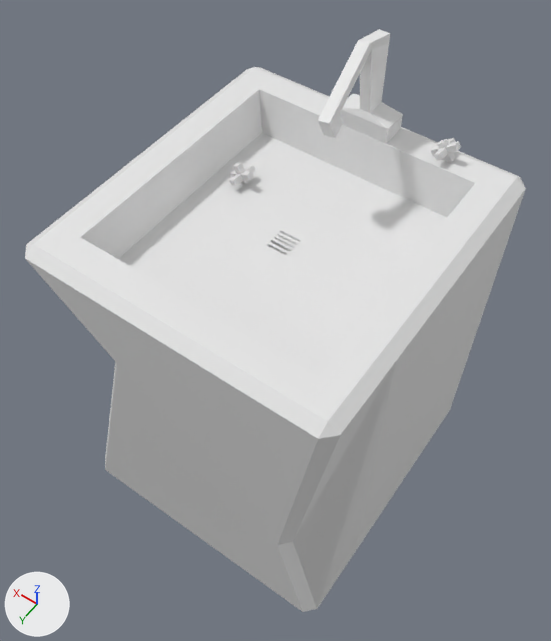
Renders of the FBX model Assets/Blender Exports/broken Objects/kitchen_sink_broken.fbx from each side of a commit.
Camera for both pictures: a 50 mm lens placed at (-2.53, 3.66, 7.83), pointed at (0.03, 0.07, 2.19). Every picture has the same lights, and +X, +Y and +Z are marked at lower left. Where no turn or scale is listed for an object, it has been applied to the vertices.

Script lines for the objects in view, before the commit:
```python
me_cube_001 = bpy.data.meshes.new('Cube.001')
me_cube_001.from_pydata(...)  # 192 vertices, 172 faces; spans x -1.45..1.45, y -1.53..1.53, z -1.0..3.44
ob_cube = bpy.data.objects.new('Cube', me_cube_001)
ob_cube.location = (0.0, 0.0, 1.0)
```
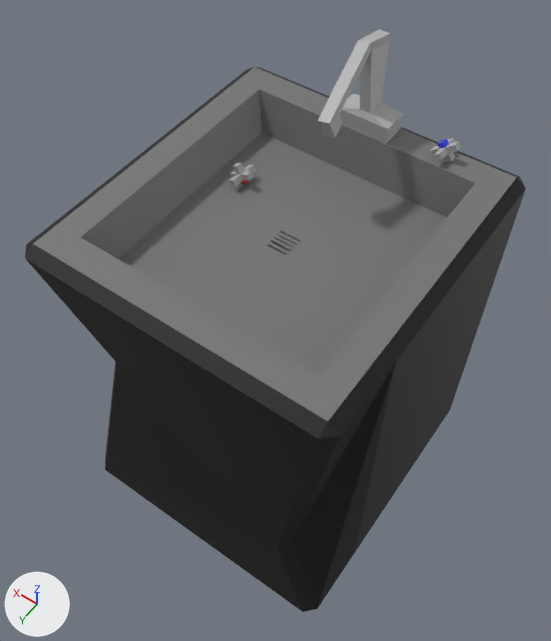
Location of each change, (x1, y1, x2, y2) in pixels of the pictures (551 x 641 px):
```json
{"part": 1, "of": "me_cube_001", "change": "recoloured", "before": [277, 177, 526, 612], "after": [277, 177, 526, 612], "on screen": "grey to black"}
{"part": 2, "of": "me_cube_001", "change": "recoloured", "before": [25, 67, 519, 438], "after": [25, 67, 519, 438], "on screen": "white to black"}
{"part": 3, "of": "me_cube_001", "change": "recoloured", "before": [26, 259, 318, 612], "after": [26, 259, 318, 612], "on screen": "grey to black"}
{"part": 4, "of": "me_cube_001", "change": "recoloured", "before": [33, 67, 517, 421], "after": [33, 67, 517, 421], "on screen": "white to grey"}
{"part": 5, "of": "me_cube_001", "change": "recoloured", "before": [255, 67, 516, 217], "after": [255, 67, 516, 217]}
{"part": 6, "of": "me_cube_001", "change": "recoloured", "before": [34, 237, 328, 421], "after": [34, 237, 328, 421], "on screen": "white to grey"}
{"part": 7, "of": "me_cube_001", "change": "recoloured", "before": [318, 29, 461, 162], "after": [318, 29, 461, 162], "on screen": "white to grey"}
{"part": 8, "of": "me_cube_001", "change": "recoloured", "before": [229, 163, 255, 186], "after": [229, 163, 255, 186]}
{"part": 9, "of": "me_cube_001", "change": "recoloured", "before": [438, 139, 449, 148], "after": [438, 139, 449, 148]}
```

Edits to the scene script, one JSON object a line:
```json
{"op": "add", "block": "mat_handlesspout", "code": ["mat_handlesspout = principled_material('HandlesSpout')", "mat_handlesspout.base_color = (0.429, 0.429, 0.429)  # grey #afafaf"]}
{"op": "add", "block": "mat_cold", "code": ["mat_cold = principled_material('Cold')", "mat_cold.base_color = (0.0356, 0.0545, 0.799)  # blue #3542e7"]}
{"op": "add", "block": "mat_hot", "code": ["mat_hot = principled_material('Hot')", "mat_hot.base_color = (0.799, 0.0185, 0.0185)  # red #e72525"]}
{"op": "add", "block": "mat_sinkbase", "code": ["mat_sinkbase = principled_material('SinkBase')", "mat_sinkbase.base_color = (0.00304, 0.00304, 0.00304)  # black #0a0a0a"]}
{"op": "add", "block": "mat_sinkbasin", "code": ["mat_sinkbasin = principled_material('SinkBasin')", "mat_sinkbasin.base_color = (0.175, 0.175, 0.175)  # grey #747474"]}
{"block": "me_cube_001", "where": "me_cube_001.from_pydata(...)  # 192 vertices, 172 faces; spans x -1.45..1.45, y -1.53..1.53, z -1.0..3.44"}
{"block": "me_cube_001", "where": "# used by ob_cube; location = (0.0, 0.0, 1.0)"}
{"block": "me_cube_001", "change": "me_cube_001 part 1: 13 of the faces centred in x -1.45..-1.21, y -1.48..1.46, z -0.5..2.54 switch from no material to mat_sinkbase (black #0a0a0a)"}
{"block": "me_cube_001", "change": "me_cube_001 part 2: 9 of the faces centred in x 0.0..1.4, y -1.48..1.48, z 1.89..2.54 switch from no material to mat_sinkbase (black #0a0a0a)"}
{"block": "me_cube_001", "change": "me_cube_001 part 3: 8 of the faces centred in x 0.0..1.45, y -1.53..1.44, z 0.14..0.86 switch from no material to mat_sinkbase (black #0a0a0a)"}
{"block": "me_cube_001", "change": "me_cube_001 part 4: 44 of the faces centred in x -1.22..1.22, y -0.97..0.97, z 2.16..2.57 switch from no material to mat_sinkbasin (grey #747474)"}
{"block": "me_cube_001", "change": "me_cube_001 part 5: 2 of the faces centred in x 0.0, y -1.3..-1.11, z 2.38..2.57 switch from no material to mat_sinkbasin (grey #747474)"}
{"block": "me_cube_001", "change": "me_cube_001 part 6: 2 of the faces centred in x 0.0, y 1.11..1.3, z 2.38..2.57 switch from no material to mat_sinkbasin (grey #747474)"}
{"block": "me_cube_001", "change": "me_cube_001 part 7: 55 of the faces centred in x -0.84..0.26, y -1.42..-0.51, z 2.57..3.43 switch from no material to mat_handlesspout (grey #afafaf)"}
{"block": "me_cube_001", "change": "me_cube_001 part 8: 25 of the faces centred in x 0.62..0.83, y -0.51..-0.26, z 2.22..2.38 switch from no material to mat_handlesspout (grey #afafaf)"}
{"block": "me_cube_001", "change": "me_cube_001 part 9: all 5 faces centred in x -0.73..-0.69, y -1.33..-1.26, z 2.69..2.73 switch from no material to mat_cold (blue #3542e7)"}
{"op": "add", "block": "me_cube_001", "code": "me_cube_001.materials.append(mat_hot)  # red #e72525"}
```
